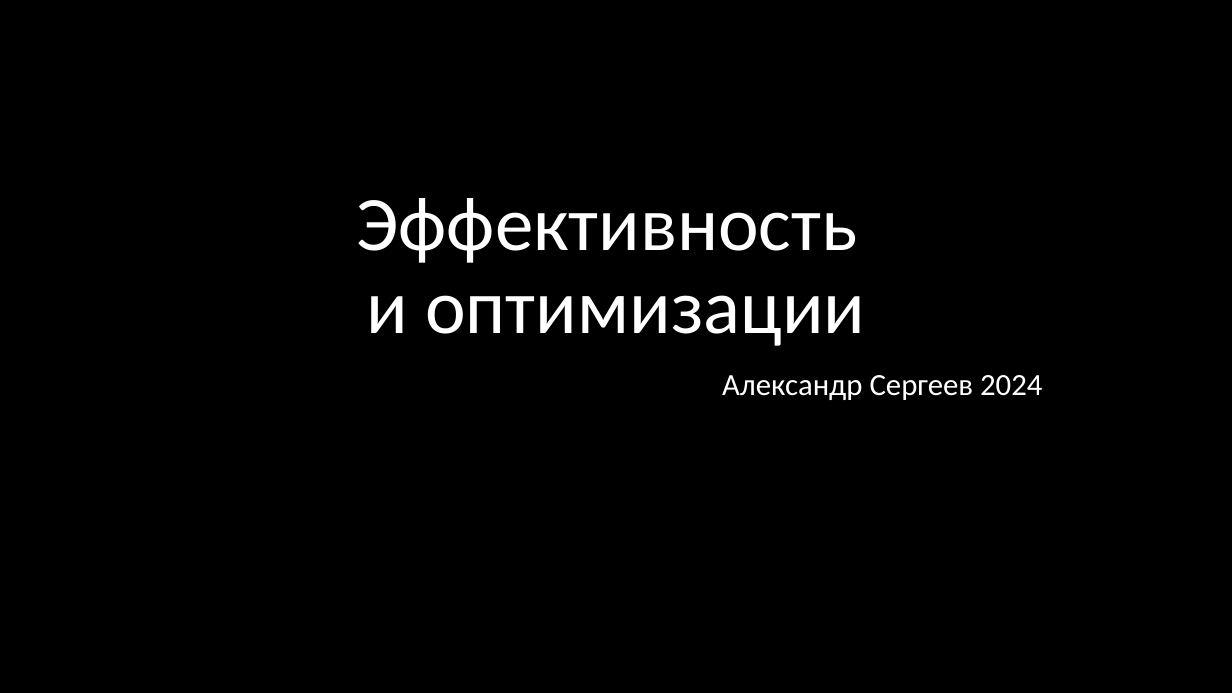
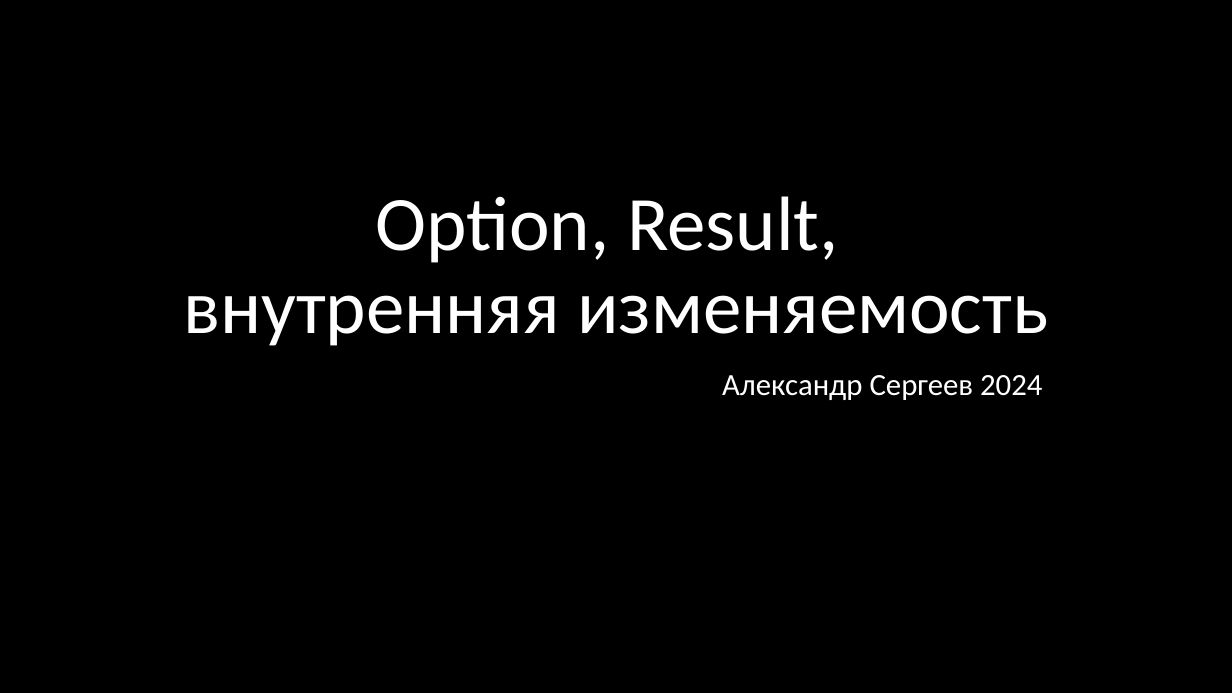
Before and after one commit to Gordon01/learn-rust, a slide deck: slide 38 of keynotes/Rust 2024.pptx. Drawn at 1232x693 pixels with LibreOffice and Linux fonts; fonts in the diff are those of the drawing. Boxes give left, top, right and bottom in pixels: in the first picture for what was removed or moved away, otherwise in the second. Text is boxed around its words. In the diff, an @@ line names an element or a change of style, - is before the commit and + after.

```diff
--- a/keynotes/Rust 2024.pptx
+++ b/keynotes/Rust 2024.pptx
@@ title at [183,196,1048,346]: text changed @@
-Эффективность
-и оптимизации
+Option, Result,
+внутренняя изменяемость
```
Also in this commit, not shown: 3 slides added, 1 slide removed, 5 other files.
